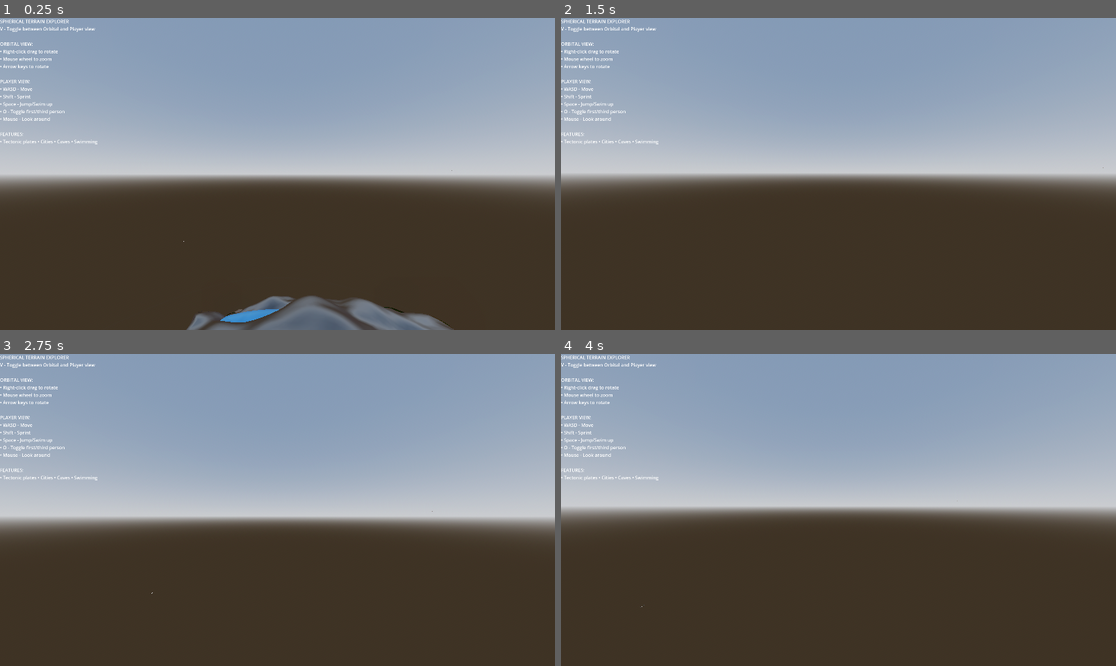
Above: before the commit, frames 1-4 (two rows, left to right).
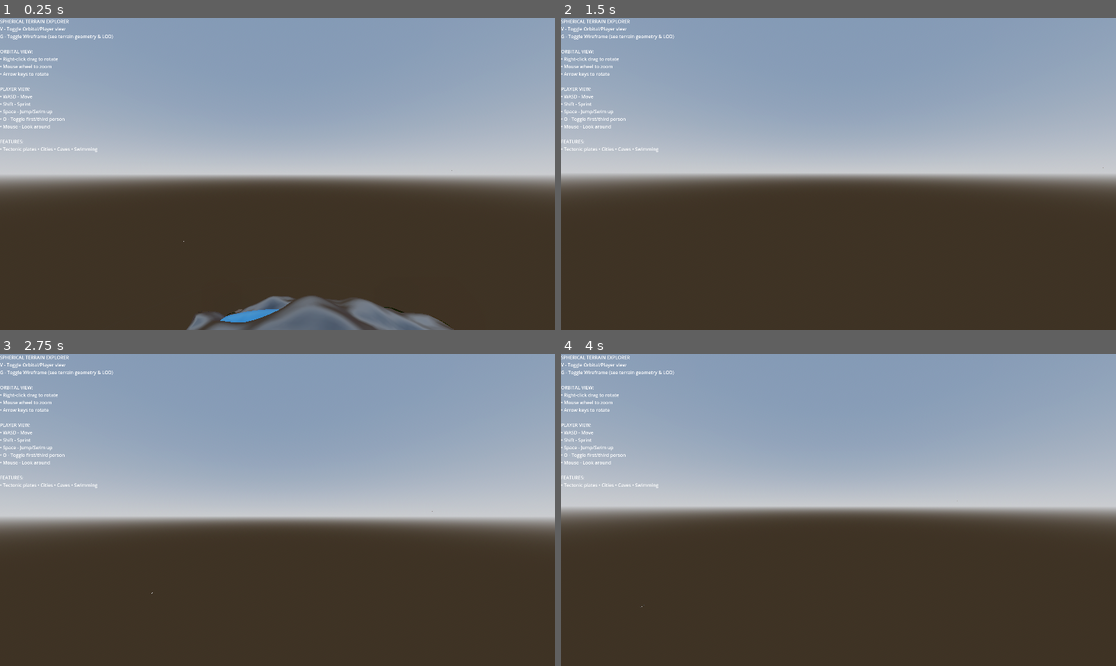
Above: after the commit, the same moments.

Repository: lmf-git/terrain4
Game: Godot game, scene res://scenes/main.tscn
The game is run twice, just before and just after one commit, with the same random seed, the same clock (stepped at 60 frames per second) and the same inputs.
Inputs (mouse positions are in pixels of both pictures, inside the frame that each line leads up to):
- Up to frame 1 (0.25 s): no input
- Up to frame 2 (1.5 s): tap Enter (ui_accept) at 0.5, 0.77 s; move the mouse to (866, 174) at 0.52 s; hold Up (ui_up) from 0.53 s (still down); tap G at 0.6, 1.35 s; move the mouse to (810, 174) at 1.27 s
- Up to frame 3 (2.75 s): keep holding Up (ui_up); tap Enter (ui_accept) at 1.52, 2 s; move the mouse to (288, 503) at 2.02 s; tap R at 2.1 s; tap G at 2.3 s
- Up to frame 4 (4 s): keep holding Up (ui_up); tap Enter (ui_accept) at 2.75, 3.02, 3.5, 3.77 s; move the mouse to (832, 516) at 2.77 s; tap Shift at 2.85 s; tap G at 3.05, 3.8 s; move the mouse to (877, 513) at 3.52 s; tap O at 3.6 s

The runs differ from the first frame. In frame 1, 0.9% of the frame differs, in the area x 0-21%, y 2-43%; in frame 2, 0.9%; in frame 3, 0.9%; in frame 4, 0.9%.

Commit message:
Add wireframe mode toggle (G key) to visualize terrain geometry
New Feature: Wireframe Debug Mode
- Press G key to toggle wireframe rendering on/off
- Works in both Orbital and Player views
- Uses Viewport.DEBUG_DRAW_WIREFRAME mode
- Perfect for seeing terrain mesh geometry and LOD structure
- Compatible with Forward+ renderer

Implementation:
- Added toggle_wireframe() function in view_switcher.gd
- Tracks wireframe state with bool variable
- Switches viewport debug_draw between DISABLED and WIREFRAME
- Prints status to console when toggled

UI Updates:
- Updated debug label to show G key control
- Added description: "Toggle Wireframe (see terrain geometry & LOD)"
- Control visible at startup with other key bindings

Use Cases:
- Inspect icosphere subdivision quality
- Visualize terrain mesh density
- Debug collision geometry
- Examine city building placement
- Study spherical water mesh structure
- Perfect for understanding the procedural generation

Diff:
--- a/scenes/main.tscn
+++ b/scenes/main.tscn
@@ -111,7 +111,8 @@
 offset_right = 550.0
 offset_bottom = 220.0
 text = "SPHERICAL TERRAIN EXPLORER
-V - Toggle between Orbital and Player view
+V - Toggle Orbital/Player view
+G - Toggle Wireframe (see terrain geometry & LOD)
 
 ORBITAL VIEW:
 • Right-click drag to rotate
--- a/scripts/view_switcher.gd
+++ b/scripts/view_switcher.gd
@@ -7,6 +7,7 @@
 
 enum ViewMode { ORBITAL, PLAYER }
 var current_view: ViewMode = ViewMode.PLAYER
+var wireframe_mode: bool = false
 
 func _ready() -> void:
 	# Start in player view
@@ -19,6 +20,10 @@
 			set_view(ViewMode.PLAYER)
 		else:
 			set_view(ViewMode.ORBITAL)
+
+	# Toggle wireframe with G key
+	if event is InputEventKey and event.pressed and event.keycode == KEY_G:
+		toggle_wireframe()
 
 	# Quit with ESC (when not in player mode)
 	if event.is_action_pressed("ui_cancel") and current_view == ViewMode.ORBITAL:
@@ -56,3 +61,13 @@
 		Input.set_mouse_mode(Input.MOUSE_MODE_CAPTURED)
 
 		print("Switched to PLAYER view")
+
+func toggle_wireframe() -> void:
+	wireframe_mode = !wireframe_mode
+
+	if wireframe_mode:
+		get_viewport().debug_draw = Viewport.DEBUG_DRAW_WIREFRAME
+		print("Wireframe mode: ON")
+	else:
+		get_viewport().debug_draw = Viewport.DEBUG_DRAW_DISABLED
+		print("Wireframe mode: OFF")
